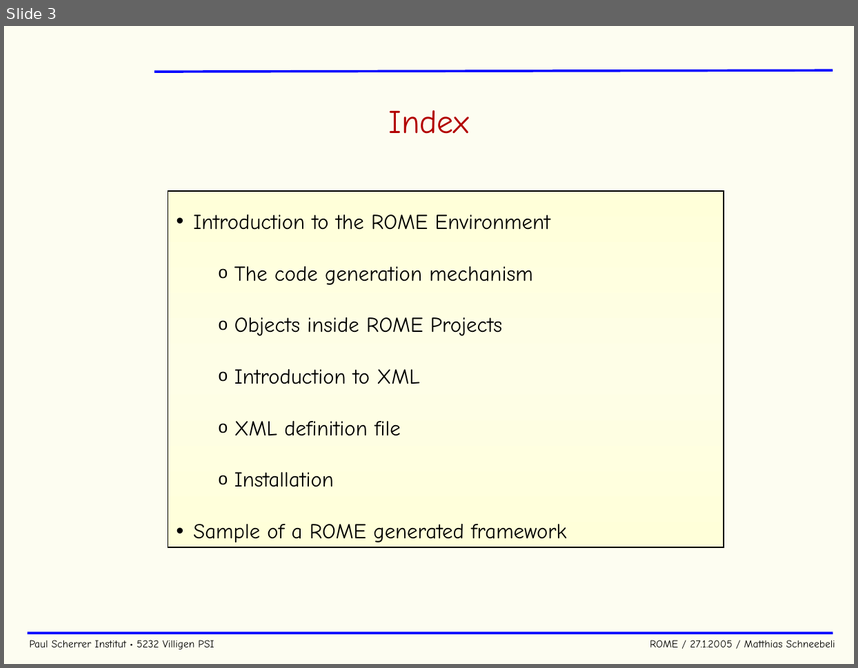
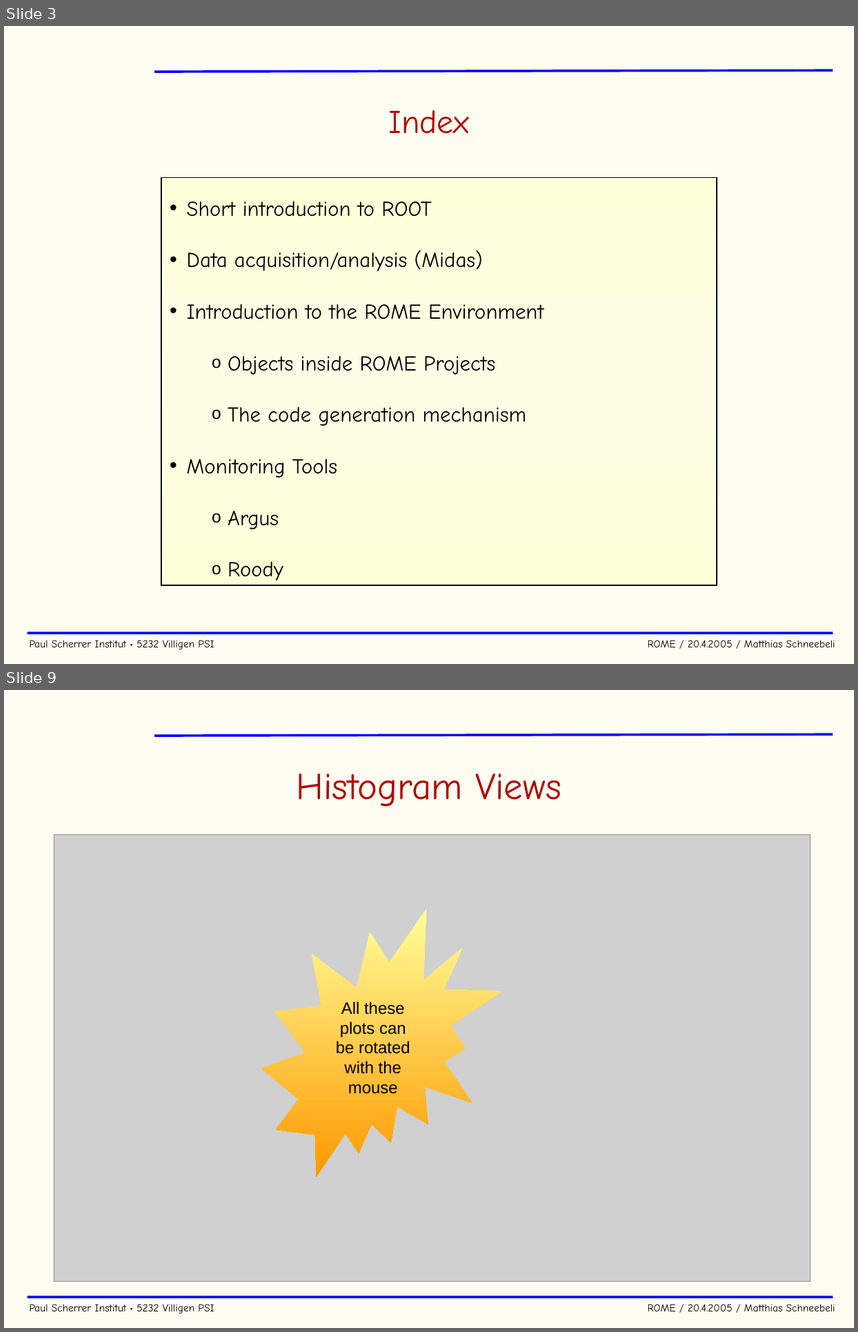
Before and after one commit to cjpl/rome, a slide deck: documentation/ROME.ppt. Shown one above the other, each under a label of ours: slide 3 before the commit, slides 3 and 9 after it; the slides between them are not shown. The pictures are 858x668 and 858x1332 pixels, drawn with LibreOffice and Linux fonts; fonts in the diff are those of the drawing; grey boxes stand for pictures; background and template pictures are left out. Boxes give left, top, right and bottom in pixels: in the first picture for what was removed or moved away, otherwise in the second. Text is boxed around its words. In the diff, an @@ line names an element or a change of style, - is before the commit and + after.

```diff
--- a/documentation/ROME.ppt
+++ b/documentation/ROME.ppt
@@ slide 9 added at [4, 690, 854, 1328], background #FDFDF1; not listed: 3 template elements that a slide beside it also shows @@
@@ text added at [297, 773, 562, 807], 32 pt, text #B20000 @@
+Histogram Views
@@ picture added at [54, 834, 811, 1281] @@
@@ irregular seal added at [261, 909, 502, 1176], fill gradient #FFFF99 to #FF9900, 14 pt, text #000000 @@
+All these plots can be rotated with the mouse
@@ slide 3 changed as well @@
@@ rectangle "Short introduction to ROOT": place and size @@
-rectangle "Short introduction to ROOT" at [168, 191, 724, 547]
+rectangle "Short introduction to ROOT" at [161, 177, 717, 586]
@@ text in rectangle at [187, 201, 483, 271]: paragraphs added @@
+• Short introduction to ROOT
+• Data acquisition/analysis (Midas)
@@ text in rectangle at [228, 356, 495, 374]: paragraph added @@
+  o Objects inside ROME Projects
@@ text in rectangle at [187, 459, 337, 580]: text changed @@
-  o Objects inside ROME Projects
-  o Introduction to XML
-  o XML definition file
-  o Installation
-• Sample of a ROME generated framework
+• Monitoring Tools
+  o Argus
+  o Roody
@@ text at [30, 639, 835, 649]: text changed @@
-Paul Scherrer Institut • 5232 Villigen PSI ROME / 27.1.2005 / Matthias Schneebeli
+Paul Scherrer Institut • 5232 Villigen PSI ROME / 20.4.2005 / Matthias Schneebeli
```
Also in this commit, not shown: 38 other slides changed, 16 other slides added, 1 slide removed, 1 other file.
